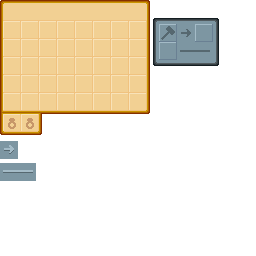
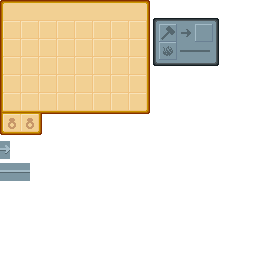
Revision of a layered 256 × 256 image; what changed, layer by layer:
renamed "Layer 37" to "Layer 38", painted on it over [0, 46, 173, 181]
